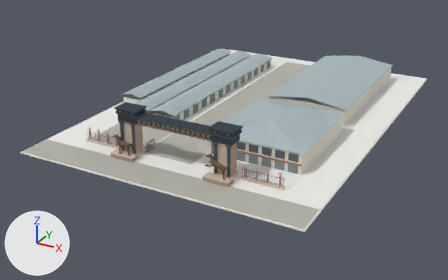
Renders of the glTF model apps/web/public/models/auyl-bereke.glb from each side of a commit.
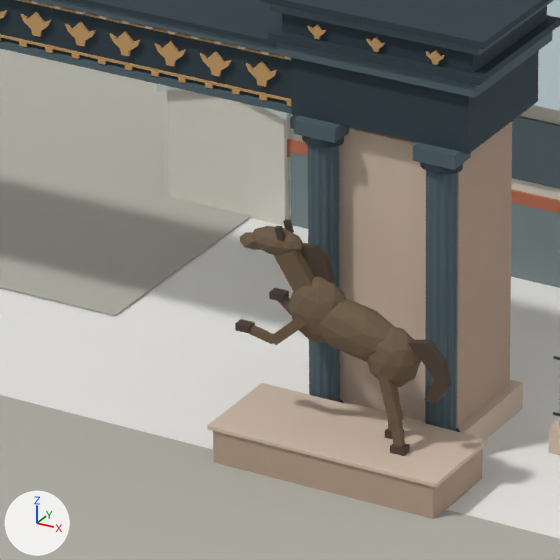
The first picture shows the older version from a 50 mm lens placed at (93.9, -193.8, 82.5), pointed at (-6.3, -11.7, -8.5). The close-ups show the older and then the newer version on the part from 40% to 54% of the width and 46% to 69% of the height of that picture. Only the edits that show in the close-ups are written down. The lights are fixed; the arrows at lower left show +X, +Y and +Z. Vertices at exactly the same position are counted once.

Script lines for the objects in view, before the commit:
```python
me_cube_791 = bpy.data.meshes.new('Cube.791')
me_cube_791.from_pydata(...)  # 16 vertices, 24 faces; spans x 4.4..35.5, y -41.1..-5.0, z 3.1..3.8
me_cube_791.materials.append(mat_auyl_orange)  # orange #bc7054
me_cube_936 = bpy.data.meshes.new('Cube.936')
me_cube_936.from_pydata(...)  # 152 vertices, 240 faces; spans x -19.0..20.3, y -57.3..-55.9, z 1.9..8.8
me_cube_936.materials.append(mat_auyl_bronze_dark)  # brown #4b3d32
me_icosphere_010 = bpy.data.meshes.new('Icosphere.010')
me_icosphere_010.from_pydata(...)  # 504 vertices, 896 faces; spans x -20.4..19.1, y -57.3..-55.9, z 2.0..8.6
me_icosphere_010.materials.append(mat_auyl_bronze)  # brown #6d5a44
ob_auyl_bereke_auyl_bronze = bpy.data.objects.new('auyl-bereke_auyl_bronze', me_icosphere_010)
ob_auyl_bereke_auyl_bronze.location = (0.0, 0.0, 0.0)
ob_auyl_bereke_auyl_bronze_dark = bpy.data.objects.new('auyl-bereke_auyl_bronze_dark', me_cube_936)
ob_auyl_bereke_auyl_bronze_dark.location = (0.0, 0.0, 0.0)
ob_auyl_bereke_auyl_orange = bpy.data.objects.new('auyl-bereke_auyl_orange', me_cube_791)
ob_auyl_bereke_auyl_orange.location = (0.0, 0.0, 0.0)
# also in view: 'auyl-bereke_auyl_pier_light' at (0.0, -54.1, 7.0); 'auyl-bereke_auyl_stall' at (-5.7, 5.2, 2.1); 'auyl-bereke_auyl_gate' at (-5.4, -3.3, 8.1); 'auyl-bereke_auyl_road' at (0.0, -3.0, 0.6); 'auyl-bereke_chalk' at (0.0, 0.0, 0.5)
```
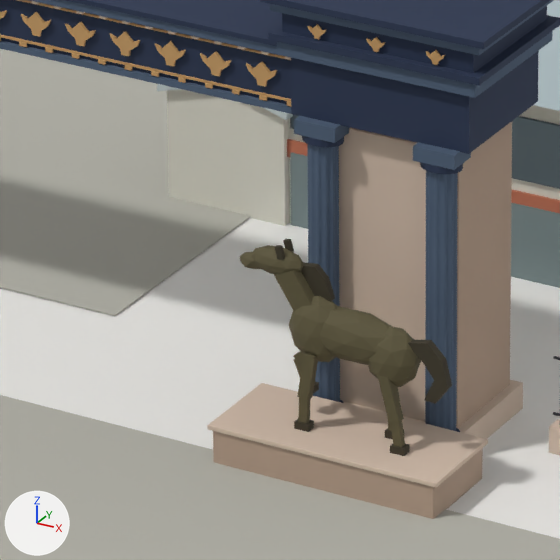
Pixel boxes [x1, y1, x2, y2] of what changed, in the close-ups (560 x 560 px; the box of a moved part takes in the faces that stretch with it):
'auyl-bereke_auyl_bronze', reshaped: before [240, 226, 421, 448]; after [240, 245, 421, 448]
'auyl-bereke_auyl_bronze_dark', reshaped: before [235, 219, 452, 456]; after [275, 239, 452, 456]
part 1 of me_icosphere_010, moved or reshaped: before [319, 298, 395, 362]; after [320, 306, 393, 365]
part 2 of me_icosphere_010, moved or reshaped: before [289, 276, 346, 343]; after [289, 296, 338, 362]
part 3 of me_icosphere_010, moved or reshaped: before [274, 251, 314, 292]; after [274, 270, 314, 311]
part 4 of me_icosphere_010, moved or reshaped: before [251, 226, 304, 255]; after [251, 245, 304, 274]
part 5 of me_icosphere_010, moved or reshaped: before [240, 232, 261, 250]; after [240, 252, 261, 269]
part 6 of me_icosphere_010, moved or reshaped (not visible before): after [293, 351, 304, 364]
part 7 of me_icosphere_010, moved or reshaped (mostly hidden): before [278, 297, 291, 315]; after [294, 359, 302, 377]
part 8 of me_icosphere_010, moved or reshaped: before [269, 316, 307, 345]; after [297, 353, 318, 400]
part 9 of me_icosphere_010, moved or reshaped: before [248, 325, 273, 344]; after [298, 398, 311, 423]
part 10 of me_cube_936, moved or reshaped: before [283, 219, 294, 233]; after [283, 239, 294, 252]
part 11 of me_cube_936, moved or reshaped: before [274, 226, 285, 240]; after [275, 245, 285, 260]
part 12 of me_cube_936, moved or reshaped: before [301, 243, 335, 282]; after [301, 262, 335, 302]
part 13 of me_cube_936, moved or reshaped: before [269, 288, 289, 302]; after [313, 382, 319, 393]
part 14 of me_cube_936, moved or reshaped: before [235, 319, 255, 333]; after [294, 419, 314, 432]

The edits, one by one:
me_icosphere_010 is used by ob_auyl_bereke_auyl_bronze; location (0.0, 0.0, 0.0).
me_icosphere_010 had 504 vertices, 896 faces and spanned x -20.4..19.1, y -57.3..-55.9, z 2.0..8.6.
me_icosphere_010 now has 504 vertices, 896 faces and spans x -20.4..19.1, y -57.3..-55.9, z 2.0..7.9.
me_icosphere_010 part 1: the loose piece of 42 vertices spanning x 14.9..18.7, y -57.3..-55.9, z 4.7..6.6 is turned -12.6 degrees about the y axis through its middle and scaled by 1.01, then moved by (0.0, 0.0, -0.2).
me_icosphere_010 part 2: the loose piece of 42 vertices spanning x 14.5..16.5, y -57.3..-55.9, z 4.9..7.2 is moved by (0.0, 0.0, -0.7).
me_icosphere_010 part 3: the loose piece of 8 vertices spanning x 14.0..15.7, y -56.9..-56.3, z 6.3..8.1 is moved by (0.0, 0.0, -0.7).
me_icosphere_010 part 4: the loose piece of 42 vertices spanning x 13.1..14.9, y -57.0..-56.2, z 7.7..8.6 is moved by (0.0, 0.0, -0.7).
me_icosphere_010 part 5: the loose piece of 12 vertices spanning x 12.6..13.6, y -56.9..-56.3, z 7.6..8.2 is moved by (0.0, 0.0, -0.7).
me_icosphere_010 part 6: the loose piece of 8 vertices spanning x 14.6..15.9, y -56.3..-56.0, z 5.1..5.9 is turned -11.5 degrees about the y axis through its middle and scaled by 1.31, then moved by (-0.1, 0.0, -1.2).
me_icosphere_010 part 7: the loose piece of 8 vertices spanning x 13.6..14.8, y -56.2..-56.0, z 5.2..6.0 is multiplied about its middle by the matrix ((0.269, 0.0, 0.832), (0.0, -0.874, 0.0), (0.832, 0.0, -0.269)), then moved by (0.5, 0.0, -2.2).
me_icosphere_010 part 8: the loose piece of 8 vertices spanning x 14.0..15.4, y -57.3..-57.0, z 4.8..6.0 is turned -38.1 degrees about the y axis through its middle and scaled by 1.07, then moved by (0.6, 0.1, -1.5).
me_icosphere_010 part 9: the loose piece of 8 vertices spanning x 13.0..14.2, y -57.2..-57.0, z 4.8..5.2 is turned -100.5 degrees about the y axis through its middle and scaled by 0.925, then moved by (1.6, 0.1, -2.4).
me_cube_936 is used by ob_auyl_bereke_auyl_bronze_dark; location (0.0, 0.0, 0.0).
me_cube_936 had 152 vertices, 240 faces and spanned x -19.0..20.3, y -57.3..-55.9, z 1.9..8.8.
me_cube_936 now has 152 vertices, 240 faces and spans x -19.0..20.3, y -57.2..-55.9, z 1.9..8.1.
me_cube_936 part 10: the loose piece of 8 vertices spanning x 14.1..14.4, y -56.4..-56.2, z 8.4..8.8 is moved by (0.0, 0.0, -0.7).
me_cube_936 part 11: the loose piece of 8 vertices spanning x 14.1..14.4, y -57.0..-56.8, z 8.4..8.8 is moved by (0.0, 0.0, -0.7).
me_cube_936 part 12: the loose piece of 12 vertices spanning x 14.6..15.9, y -56.6..-56.3, z 6.7..8.2 is moved by (0.0, 0.0, -0.7).
me_cube_936 part 13: the loose piece of 8 vertices spanning x 13.5..14.0, y -56.3..-55.9, z 5.8..6.1 is moved by (1.1, 0.0, -3.0).
me_cube_936 part 14: the loose piece of 8 vertices spanning x 12.8..13.3, y -57.3..-56.9, z 5.0..5.2 is moved by (2.1, 0.1, -3.1).
